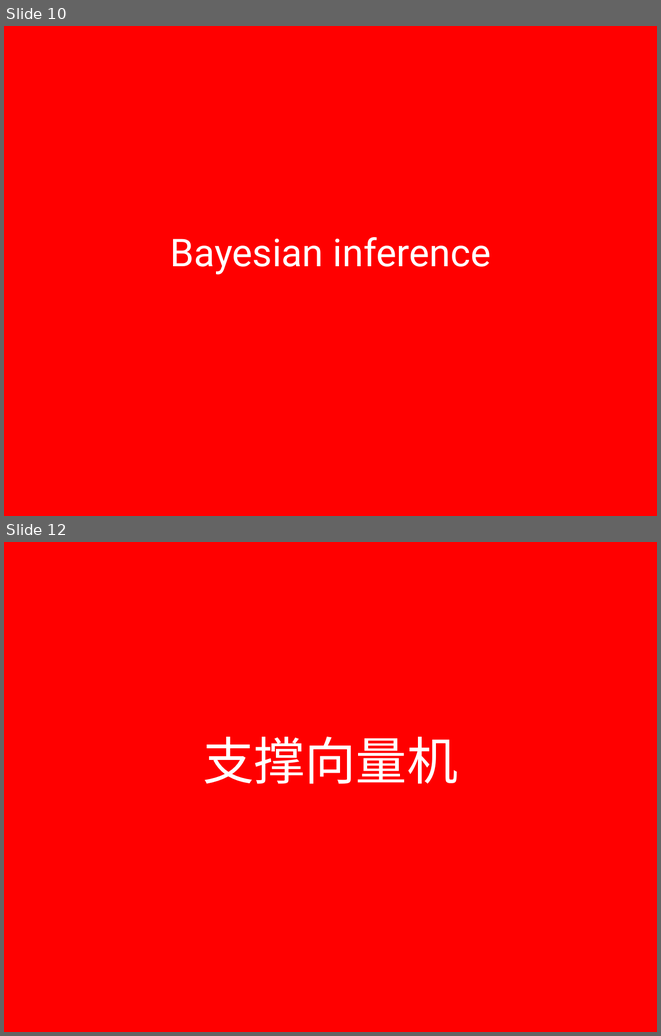
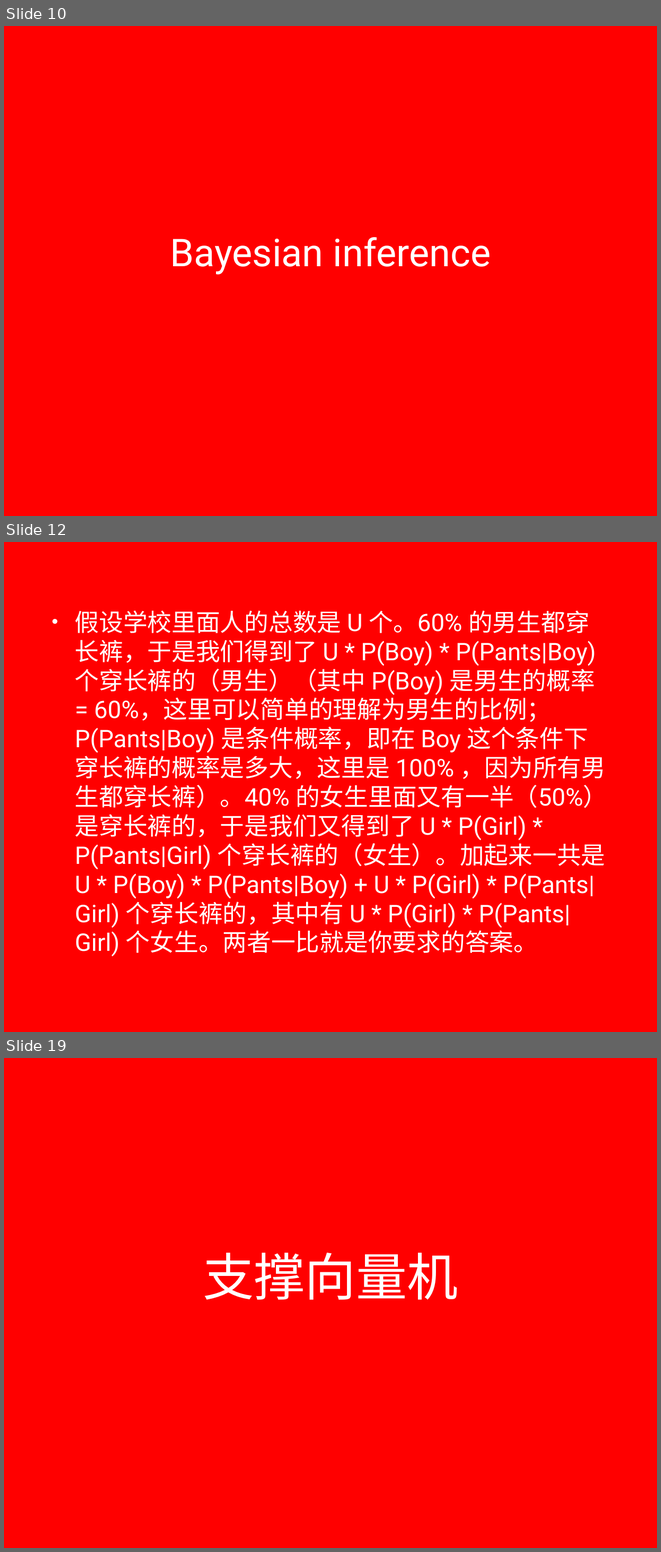
Before and after one commit to lizhanhui/ml, a slide deck: doc/presentation.pptx. Shown one above the other, each under a label of ours: slides 10 and 12 before the commit, slides 10, 12 and 19 after it; the slides between them are not shown. The pictures are 661x1036 and 661x1552 pixels, drawn with LibreOffice and Linux fonts; fonts in the diff are those of the drawing; background and template pictures are left out. Boxes give left, top, right and bottom in pixels: in the first picture for what was removed or moved away, otherwise in the second. Text is boxed around its words. In the diff, an @@ line names an element or a change of style, - is before the commit and + after.

```diff
--- a/doc/presentation.pptx
+++ b/doc/presentation.pptx
@@ slide 12 added at (4,542,657,1032), background picture (left out) @@
@@ text added at (75,610,607,956), 38 pt, text #FFFFFF @@
+• 假设学校里面人的总数是 U 个。60% 的男生都穿长裤，于是我们得到了 U * P(Boy) * P(Pants|Boy) 个穿长裤的（男生）（其中 P(Boy) 是男生的概率 = 60%，这里可以简单的理解为男生的比例；P(Pants|Boy) 是条件概率，即在 Boy 这个条件下穿长裤的概率是多大，这里是 100% ，因为所有男生都穿长裤）。40% 的女生里面又有一半（50%）是穿长裤的，于是我们又得到了 U * P(Girl) * P(Pants|Girl) 个穿长裤的（女生）。加起来一共是 U * P(Boy) * P(Pants|Boy) + U * P(Girl) * P(Pants|Girl) 个穿长裤的，其中有 U * P(Girl) * P(Pants|Girl) 个女生。两者一比就是你要求的答案。
@@ what was slide 12 is now slide 19 @@
```
Also in this commit, not shown: 3 slides changed, 7 other slides added, 1 slide removed.
